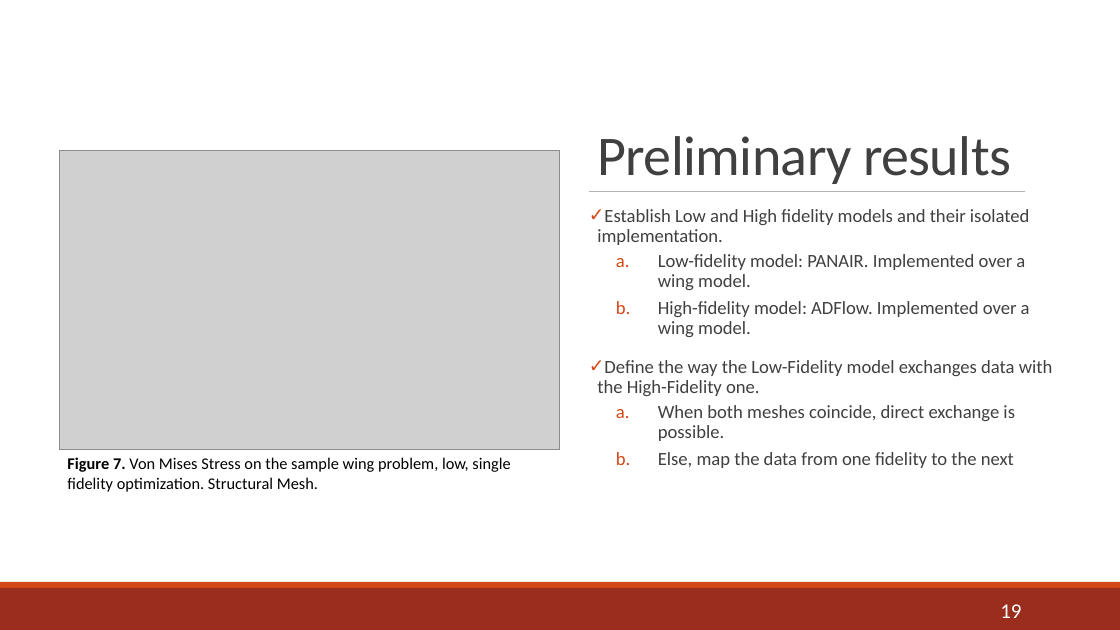
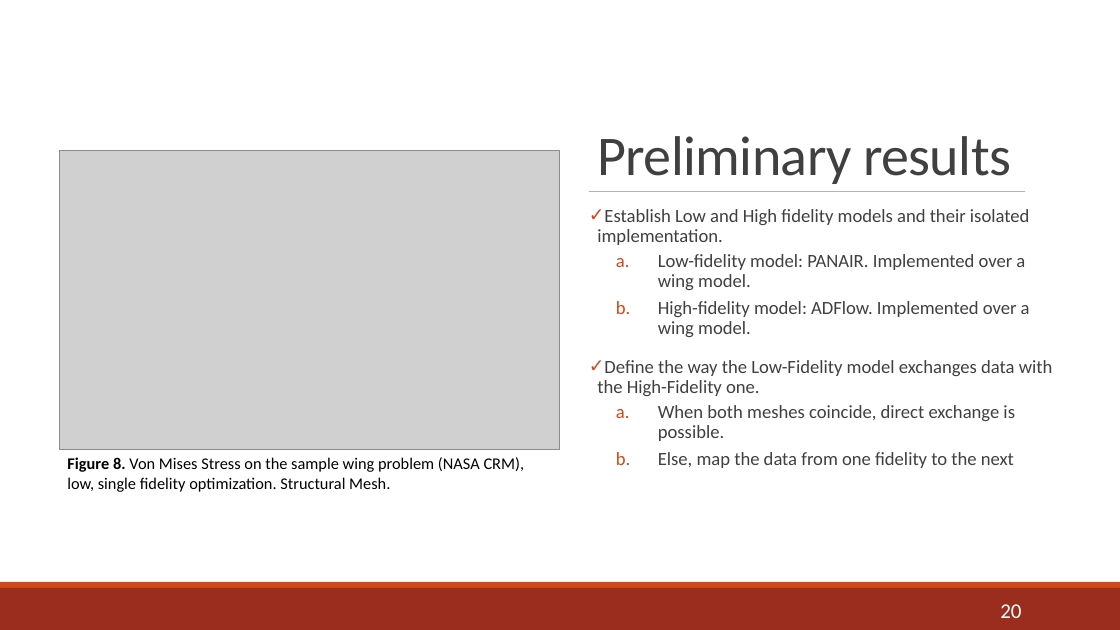
Before and after one commit to mid2SUPAERO/Multifidelity_Aeroelastic_Optmization_BWB, a slide deck: slide 20 of S2 Project Report/1st Project Report Presentation.pptx (slide 19 before the commit). Drawn at 1120x630 pixels with LibreOffice and Linux fonts; fonts in the diff are those of the drawing; grey boxes stand for pictures. Boxes give left, top, right and bottom in pixels: in the first picture for what was removed or moved away, otherwise in the second. Text is boxed around its words. In the diff, an @@ line names an element or a change of style, - is before the commit and + after.

```diff
--- a/S2 Project Report/1st Project Report Presentation.pptx
+++ b/S2 Project Report/1st Project Report Presentation.pptx
@@ text at bbox=[67, 457, 525, 492]: text changed @@
-Figure 7. Von Mises Stress on the sample wing problem, low, single fidelity optimization. Structural Mesh.
+Figure 8. Von Mises Stress on the sample wing problem (NASA CRM), low, single fidelity optimization. Structural Mesh.
@@ page number at bbox=[1000, 604, 1021, 618]: text changed @@
-19
+20
```
Also in this commit, not shown: 5 other slides changed, 1 slide added, 1 slide removed, 1 other file.
